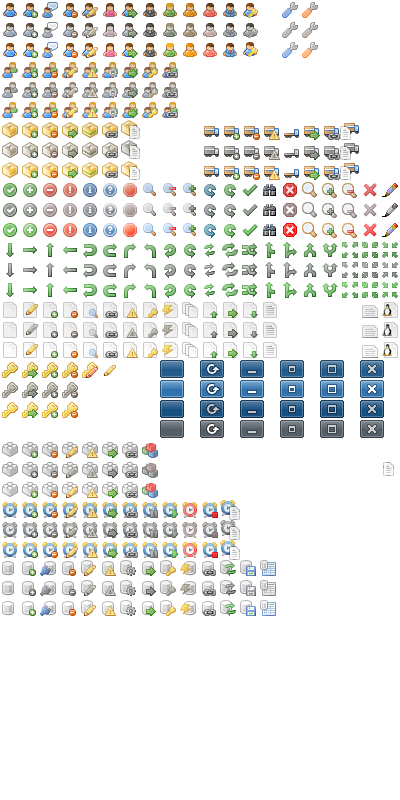
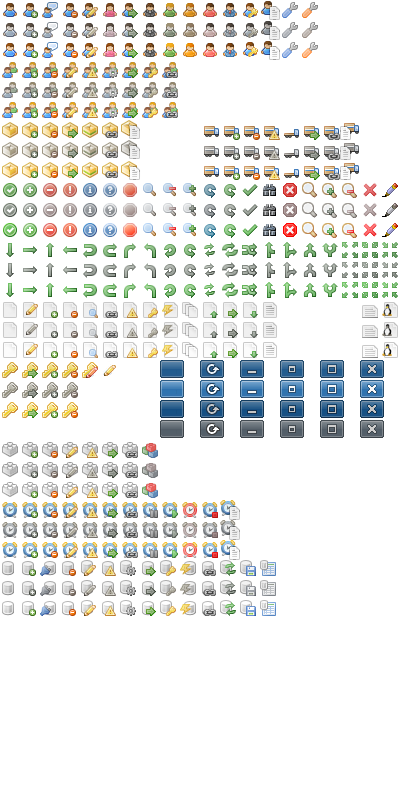
Layer changes from the first w=400, h=800 image to the second:
painted on "mini_icn-list" over [383,462,394,476]
added layer "Copia de Copia de user-list" above "Copia de user-list" over [261,41,280,60]
added layer "Copia de user-list" above "user-list" over [261,21,280,40]
added layer "user-list" over [261,1,280,20]
